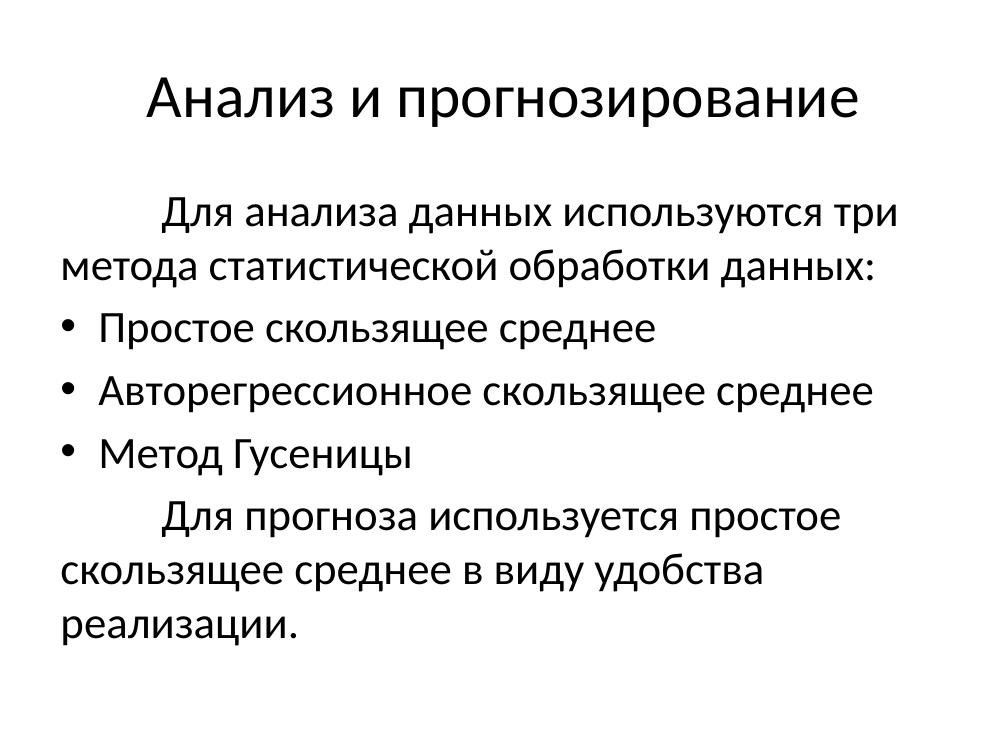
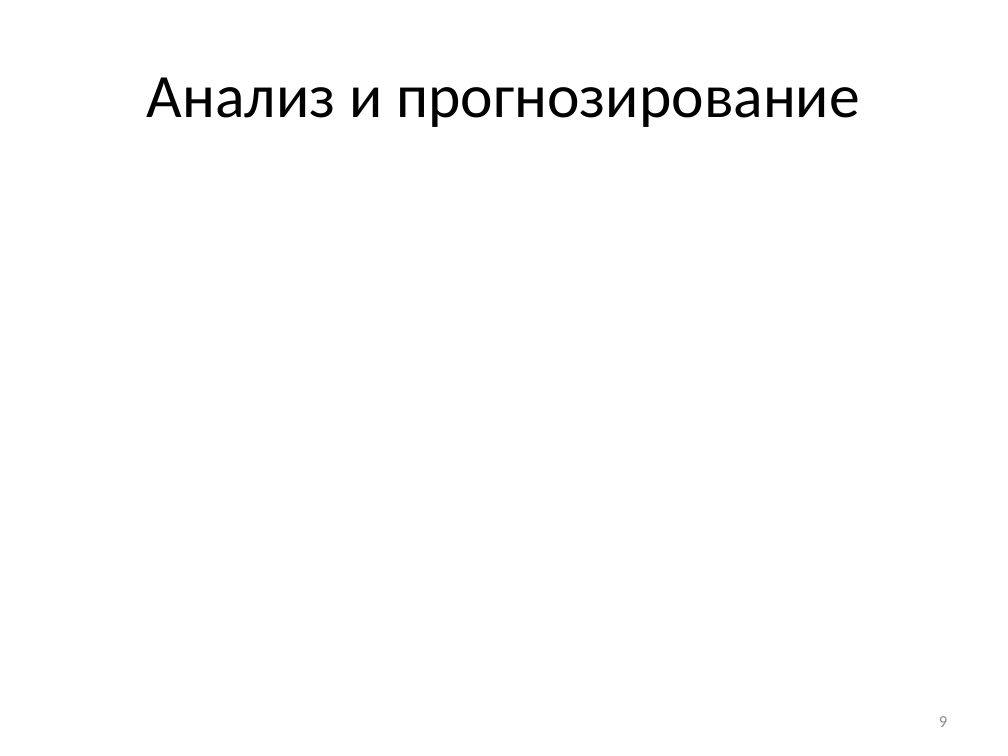
Before and after one commit to Leoprolder/diploma, a slide deck: slide 9 of Презентация.pptx (slide 7 before the commit). Drawn at 1008x756 pixels with LibreOffice and Linux fonts; fonts in the diff are those of the drawing; grey boxes stand for pictures. Boxes give left, top, right and bottom in pixels: in the first picture for what was removed or moved away, otherwise in the second. Text is boxed around its words. In the diff, an @@ line names an element or a change of style, - is before the commit and + after.

```diff
--- a/Презентация.pptx
+++ b/Презентация.pptx
@@ text removed at (60,197,899,646) @@
-Для анализа данных используются три метода статистической обработки данных:
-• Простое скользящее среднее
-• Авторегрессионное скользящее среднее
-• Метод Гусеницы
-Для прогноза используется простое скользящее среднее в виду удобства реализации.
@@ page number added at (939,716,947,727), 12 pt, text #8C8C8C @@
+9
```
Also in this commit, not shown: 11 other slides changed, 1 slide added, 3 slides removed, 1 other file.
